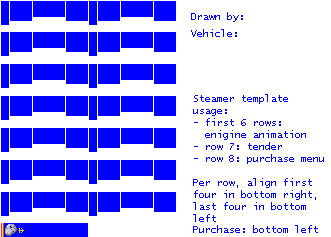
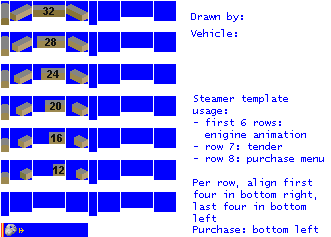
The second 331×237 image is a revision of the first. Changes to its layers:
added layer "referencia tamaños" above "empty" over [1, 3, 88, 184]
